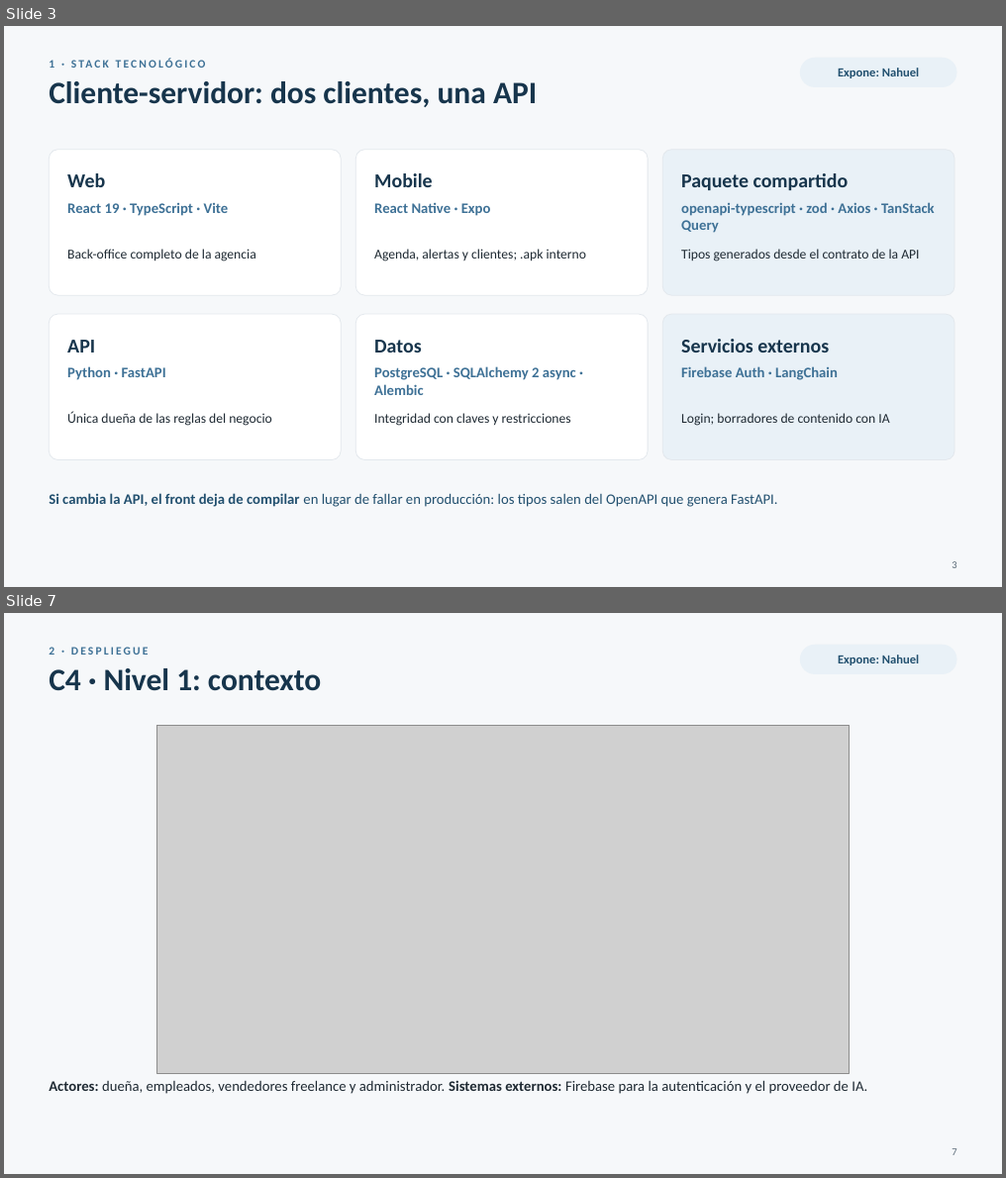
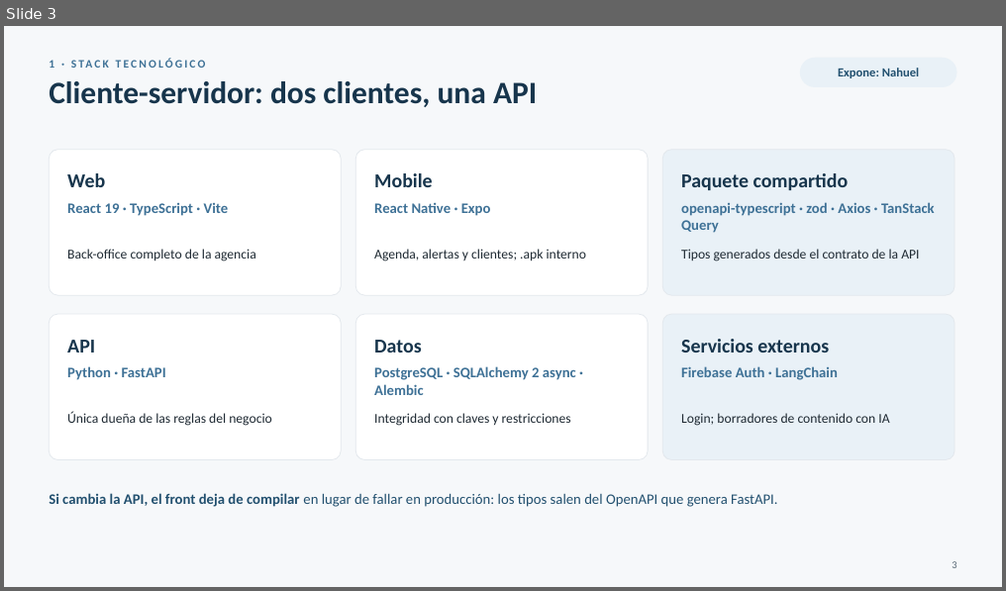
Before and after one commit to FranLuciano04/Vault-Rumbo, a slide deck: 07-Entregables/Video IA/Rumbo — parte técnica (presentación).pptx. Shown one above the other, each under a label of ours: slides 3 and 7 before the commit, slide 3 after it; the slides between them are not shown. The pictures are 1006x1178 and 1006x591 pixels, drawn with LibreOffice and Linux fonts; fonts in the diff are those of the drawing; grey boxes stand for pictures. Boxes give left, top, right and bottom in pixels: in the first picture for what was removed or moved away, otherwise in the second. Text is boxed around its words. In the diff, an @@ line names an element or a change of style, - is before the commit and + after.

```diff
--- a/07-Entregables/Video IA/Rumbo — parte técnica (presentación).pptx
+++ b/07-Entregables/Video IA/Rumbo — parte técnica (presentación).pptx
@@ slide 7 removed at [4, 613, 1002, 1174], background #F6F8FA @@
@@ text removed at [49, 647, 148, 655] @@
-2 · DESPLIEGUE
@@ text removed at [49, 668, 321, 691] @@
-C4 · Nivel 1: contexto
@@ rounded rectangle removed at [800, 645, 957, 674] @@
@@ text removed at [838, 655, 919, 665] @@
-Expone: Nahuel
@@ picture removed at [156, 725, 849, 1073] @@
@@ text removed at [49, 1080, 867, 1094] @@
-Actores: dueña, empleados, vendedores freelance y administrador. Sistemas externos: Firebase para la autenticación y el proveedor de IA.
@@ text removed at [951, 1149, 956, 1156] @@
-7
```
Also in this commit, not shown: 9 slides changed, 3 slides added, 7 other slides removed, 3 other files.
